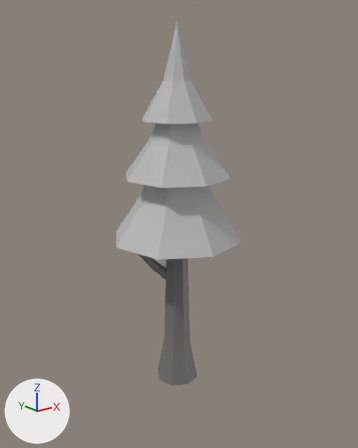
A saved change to the FBX model Assets/Client/Meshes/Tree3.fbx.
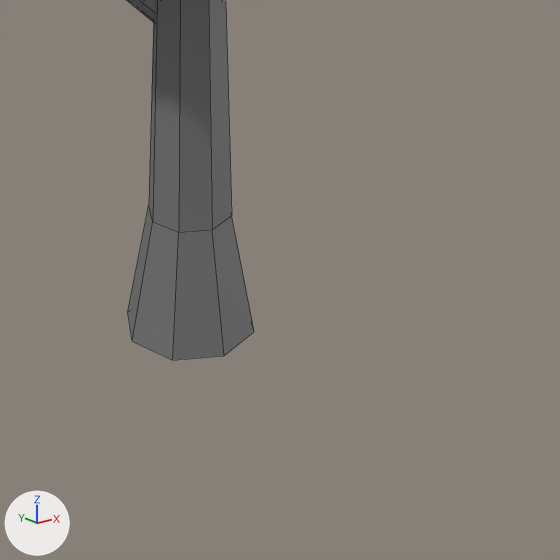
Each version appears first whole from a 50 mm camera at (-0.0958, -0.1208, 0.1023) aimed at (0.0016, 0.0009, 0.0536), and next in a close-up on the part from 33% to 82% of the width and 61% to 100% of the height. Arrows for +X, +Y and +Z are at lower left; the lights stay in place. The close-ups show mesh edges as thin lines. Where no turn or scale is listed for an object, it has been applied to the vertices.

Objects in the first close-up: 'Tree3'.
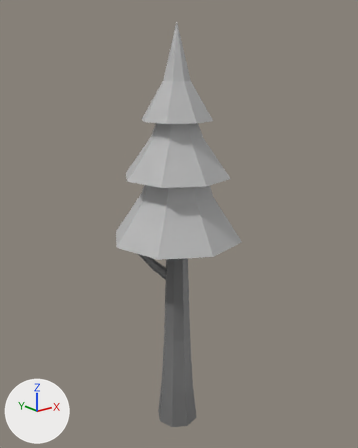
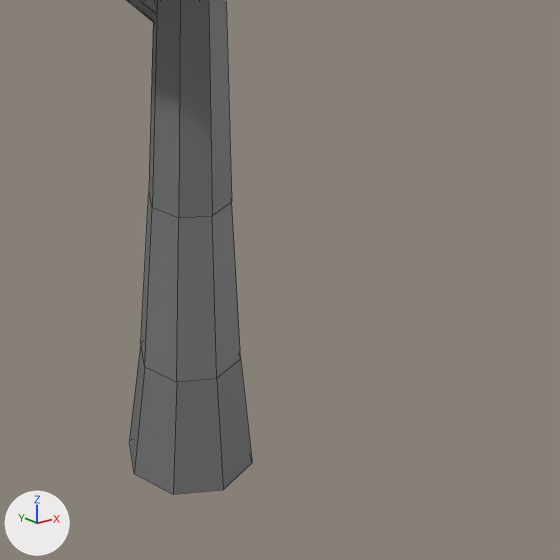
The newer file is also turned or shifted as a whole; pictures and numbers use the older file's frame.

The change, as JSON lines over the scene's bpy script:
```json
{"block": "me_mesh", "where": "me_mesh.from_pydata(...)  # 114 vertices, 112 faces; spans x -0.0211..0.0211, y -0.0211..0.0211, z -0.002..0.1155"}
{"block": "me_mesh", "where": "# used by ob_tree3; location = (0.0, 0.0, 0.0)"}
{"block": "me_mesh", "where": "# verts and faces of me_mesh; kept vertices keep their numbers, new ones are numbered from 114"}
{"block": "me_mesh", "where": "# before: 0 (-0.0072, 0.0011, -0.002) at pixel (132, 341), 1 (-0.0059, -0.0044, -0.002) at pixel (172, 360), 2 (-0.0011, -0.0072, -0.002) at pixel (224, 355), 3 (0.0044, -0.0059, -0.002) at pixel (254, 331), 4 (0.0072, -0.0011, -0.002)"}
{"block": "me_mesh", "where": "# before: 5 (0.0059, 0.0044, -0.002), 6 (0.0011, 0.0072, -0.002), 7 (-0.0044, 0.0059, -0.002) at pixel (127, 312), 81 (-0.0046, 0.0007, 0.012) at pixel (152, 221), 82 (-0.0037, -0.0028, 0.012) at pixel (178, 232)"}
{"block": "me_mesh", "where": "# before: 83 (-0.0007, -0.0046, 0.012) at pixel (212, 229), 84 (0.0028, -0.0037, 0.012) at pixel (231, 215), 85 (0.0046, -0.0007, 0.012), 86 (0.0037, 0.0028, 0.012), 87 (0.0007, 0.0046, 0.012)"}
{"block": "me_mesh", "where": "# before: 88 (-0.0028, 0.0037, 0.012) at pixel (148, 204)"}
{"block": "me_mesh", "change": "me_mesh part 1"}
{"op": "add", "block": "me_mesh", "code": "for i in [*range(81, 89)]: verts[i] += (0.0, 0.0, 0.0018)"}
{"op": "add", "block": "me_mesh", "code": "verts[0] = (-0.0057, 0.0008, -0.0058)  # moved, pixel (144, 366)"}
{"op": "add", "block": "me_mesh", "code": "verts[1] = (-0.0047, -0.0035, -0.0058)  # moved, pixel (176, 381)"}
{"op": "add", "block": "me_mesh", "code": "verts[2] = (-0.0008, -0.0057, -0.0058)  # moved, pixel (216, 378)"}
{"op": "add", "block": "me_mesh", "code": "verts[3] = (0.0035, -0.0047, -0.0058)  # moved, pixel (240, 358)"}
{"op": "add", "block": "me_mesh", "code": "verts[4] = (0.0057, -0.0008, -0.0058)  # moved"}
{"op": "add", "block": "me_mesh", "code": "verts[5] = (0.0047, 0.0035, -0.0058)  # moved"}
{"op": "add", "block": "me_mesh", "code": "verts[6] = (0.0008, 0.0057, -0.0058)  # moved"}
{"op": "add", "block": "me_mesh", "code": "verts[7] = (-0.0035, 0.0047, -0.0058)  # moved, pixel (140, 342)"}
{"op": "add", "block": "me_mesh", "code": "verts[114] = (-0.0072, 0.0011, -0.0194)  # pixel (134, 473)"}
{"op": "add", "block": "me_mesh", "code": "verts[115] = (-0.0059, -0.0044, -0.0194)  # pixel (173, 494)"}
{"op": "add", "block": "me_mesh", "code": "verts[116] = (-0.0011, -0.0072, -0.0194)  # pixel (223, 489)"}
{"op": "add", "block": "me_mesh", "code": "verts[117] = (0.0044, -0.0059, -0.0194)  # pixel (252, 462)"}
{"op": "add", "block": "me_mesh", "code": "verts[118] = (0.0072, -0.0011, -0.0194)"}
{"op": "add", "block": "me_mesh", "code": "verts[119] = (0.0059, 0.0044, -0.0194)"}
{"op": "add", "block": "me_mesh", "code": "verts[120] = (0.0011, 0.0072, -0.0194)"}
{"op": "add", "block": "me_mesh", "code": "verts[121] = (-0.0044, 0.0059, -0.0194)  # pixel (129, 441)"}
{"op": "add", "block": "me_mesh", "code": "faces += [(0, 114, 115, 1), (1, 115, 116, 2), (2, 116, 117, 3), (3, 117, 118, 4), (4, 118, 119, 5), (5, 119, 120, 6)]  # mat_wood (grey #747474)"}
{"op": "add", "block": "me_mesh", "code": "faces += [(6, 120, 121, 7), (0, 7, 121, 114)]  # mat_wood (grey #747474)"}
```

What differs and where, as boxes (x1, y1, x2, y2) in the close-ups (560 x 560 px):
```json
{"object": "Tree3", "change": "reshaped", "before": [127, 0, 254, 360], "after": [127, 0, 252, 494]}
{"part": 1, "of": "me_mesh", "change": "built on", "before": [128, 0, 254, 360], "after": [130, 0, 252, 494]}
```
